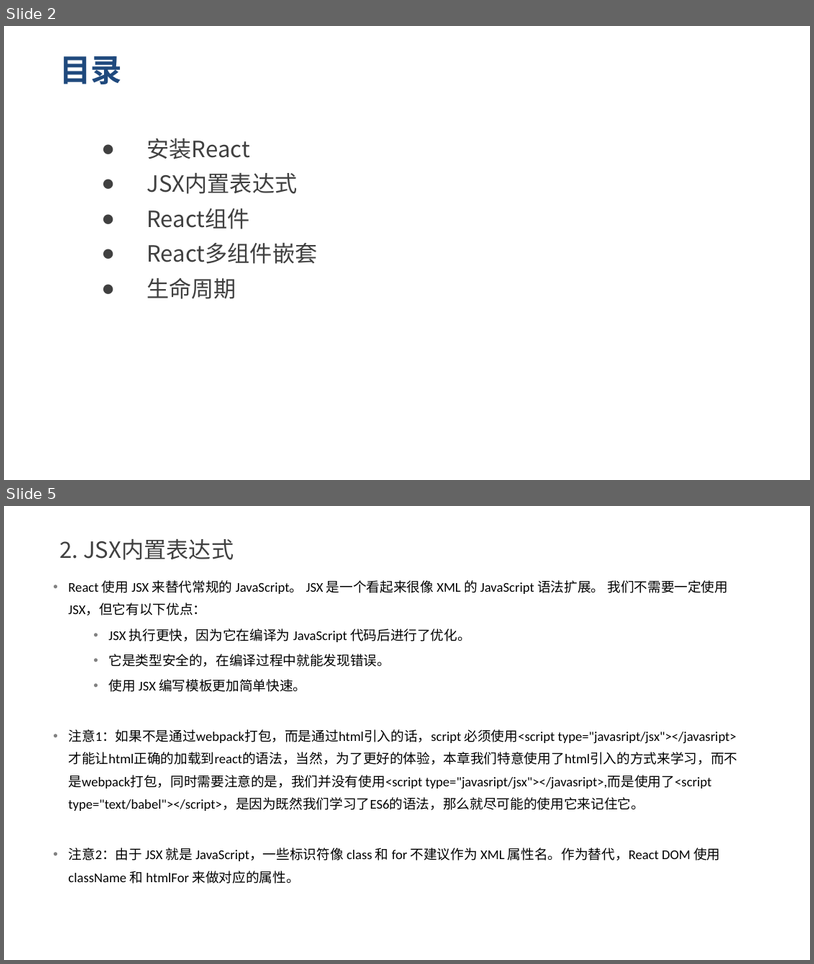
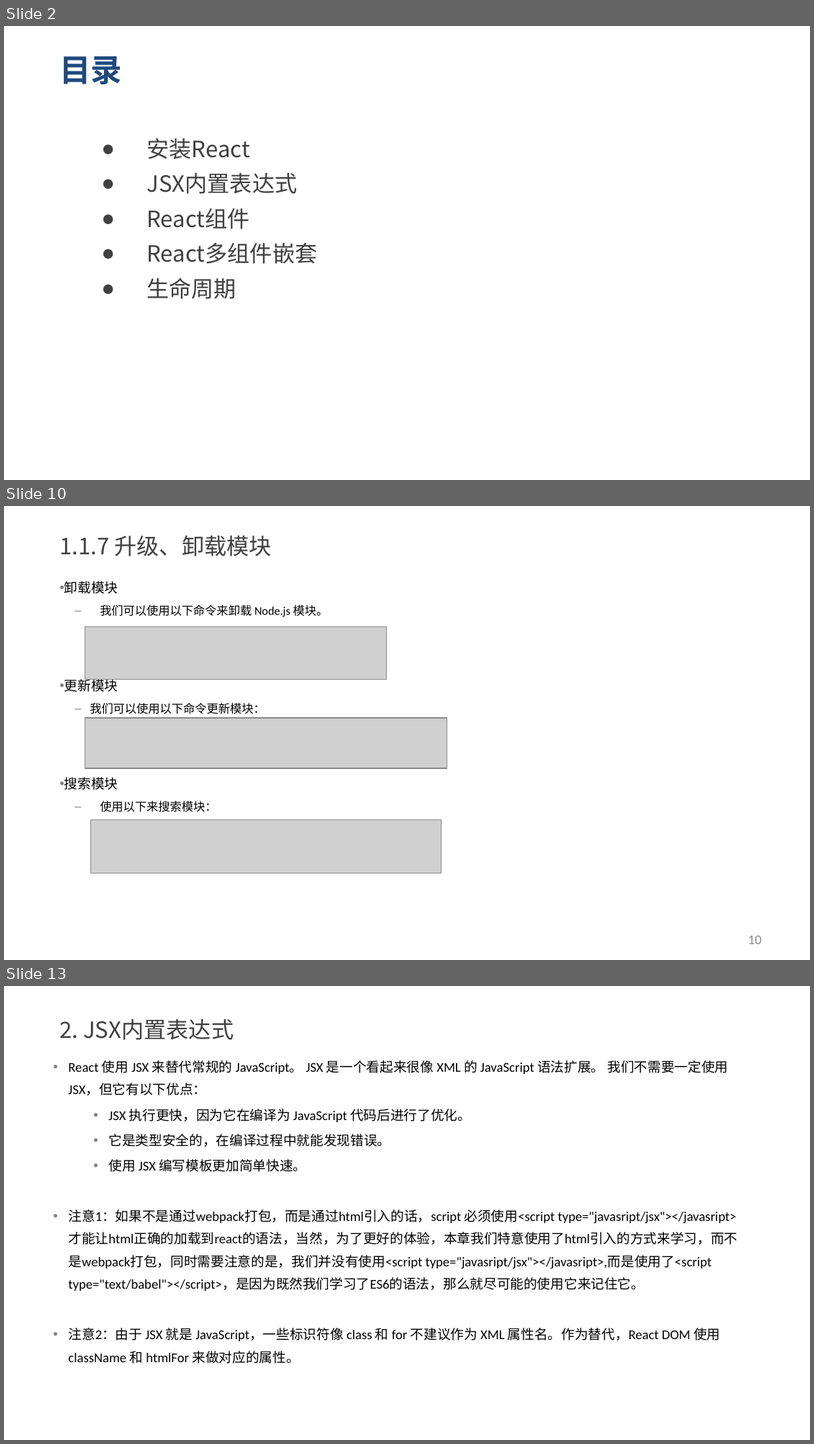
Before and after one commit to yxl2628/reactjs, a slide deck: ppt/01 React基础.pptx. Shown one above the other, each under a label of ours: slides 2 and 5 before the commit, slides 2, 10 and 13 after it; the slides between them are not shown. The pictures are 814x964 and 814x1444 pixels, drawn with LibreOffice and Linux fonts; fonts in the diff are those of the drawing; grey boxes stand for pictures. Boxes give left, top, right and bottom in pixels: in the first picture for what was removed or moved away, otherwise in the second. Text is boxed around its words. In the diff, an @@ line names an element or a change of style, - is before the commit and + after.

```diff
--- a/ppt/01 React基础.pptx
+++ b/ppt/01 React基础.pptx
@@ slide 10 added at (4,506,810,960), background #FFFFFF @@
@@ title added at (59,536,272,556), 20 pt, text #404040 @@
+1.1.7 升级、卸载模块
@@ text added at (64,581,329,812), 10.5 pt, text #000000 @@
+• 卸载模块
+  – 我们可以使用以下命令来卸载 Node.js 模块。
+• 更新模块
+  – 我们可以使用以下命令更新模块：
+• 搜索模块
+  – 使用以下来搜索模块：
@@ picture added at (85,626,387,680) @@
@@ picture added at (85,717,448,767) @@
@@ picture added at (91,820,441,873) @@
@@ page number added at (748,935,762,944), 12 pt, text #8C8C8C @@
+10
@@ what was slide 5 is now slide 13 @@
```
Also in this commit, not shown: 2 slides changed, 7 other slides added.
